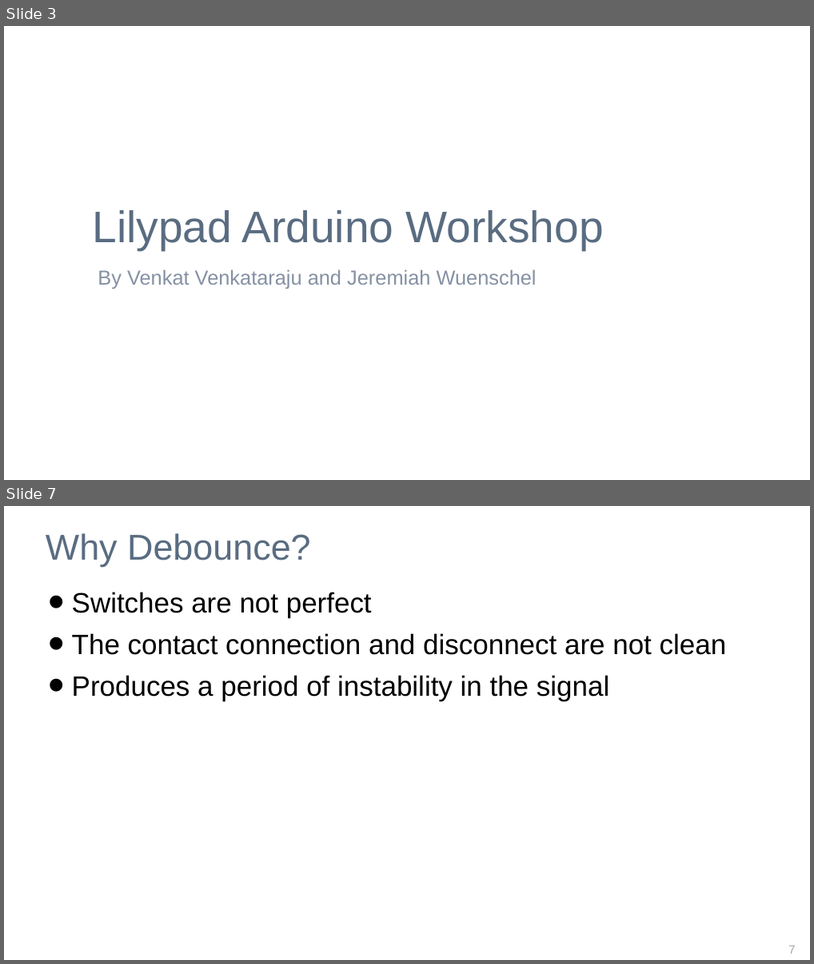
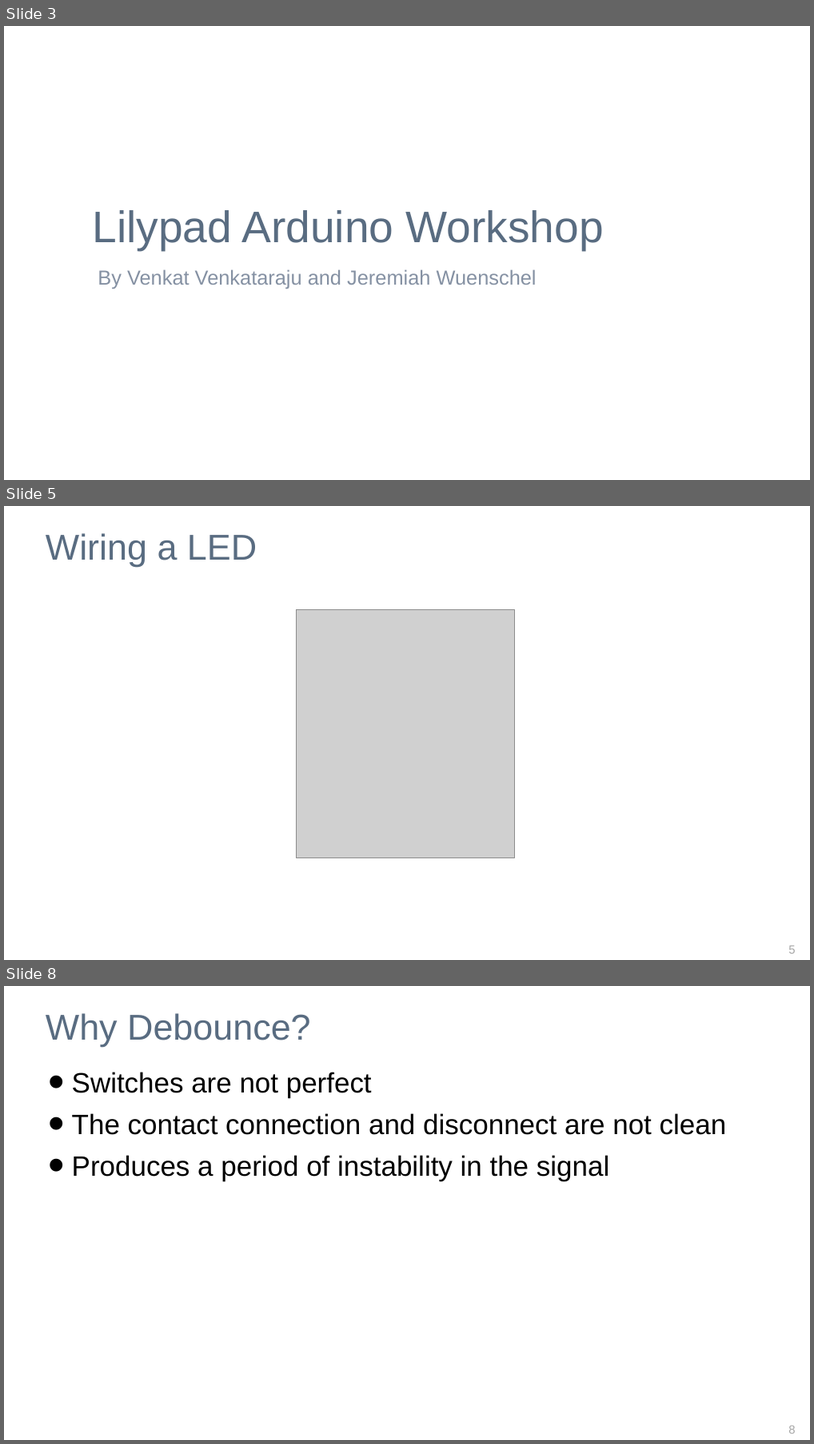
Before and after one commit to outofjungle/YahooOpenHack2013, a slide deck: y-hack-Sunnyvale-2013-workshop.pptx. Shown one above the other, each under a label of ours: slides 3 and 7 before the commit, slides 3, 5 and 8 after it; the slides between them are not shown. The pictures are 814x964 and 814x1444 pixels, drawn with LibreOffice and Linux fonts; fonts in the diff are those of the drawing; grey boxes stand for pictures; background and template pictures are left out. Boxes give left, top, right and bottom in pixels: in the first picture for what was removed or moved away, otherwise in the second. Text is boxed around its words. In the diff, an @@ line names an element or a change of style, - is before the commit and + after.

Commit message:
added images to slides

```diff
--- a/y-hack-Sunnyvale-2013-workshop.pptx
+++ b/y-hack-Sunnyvale-2013-workshop.pptx
@@ slide 5 added at (4, 506, 810, 960), background picture (left out) @@
@@ title added at (46, 533, 257, 567), 51.3 pt, text #596C81 @@
+Wiring a LED
@@ picture added at (296, 610, 514, 857) @@
@@ page number added at (789, 945, 795, 953), 17 pt, text #A6A6A6 @@
+5
@@ what was slide 7 is now slide 8 @@
@@ page number at (789, 1425, 795, 1433): text changed @@
-7
+8
```
Also in this commit, not shown: 8 slides changed.
